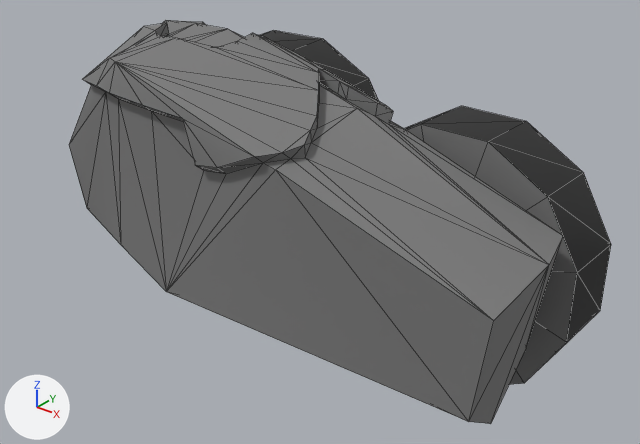
Renders of the OBJ model assets/RLeg.obj from each side of a commit.
One viewpoint serves both versions: a camera (50 mm lens) standing at (177.5, -220.7, 130.3) and looking at (2.3, -1.6, -5.5). The axes (+X, +Y, +Z) are drawn at lower left. The lights are the same throughout. Mesh edges are drawn as thin lines. Where no turn or scale is listed for an object, it has been applied to the vertices.

Objects in the first picture: 'RLeg'.
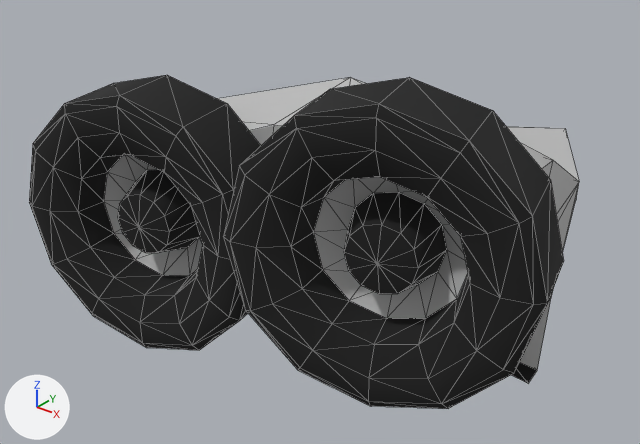
The change, as JSON lines over the scene's bpy script:
```json
{"op": "add", "block": "mat_lambert4sg", "code": ["mat_lambert4sg = principled_material('lambert4SG')", "mat_lambert4sg.base_color = (0.5, 0.5, 0.5)  # grey #bcbcbc", "mat_lambert4sg.roughness = 1.0"]}
{"op": "add", "block": "mat_lambert7sg", "code": ["mat_lambert7sg = principled_material('lambert7SG')", "mat_lambert7sg.base_color = (0.01, 0.01, 0.01)  # black #191919", "mat_lambert7sg.roughness = 1.0"]}
{"block": "me_rleg", "where": "# used by ob_rleg; location = (0.0, 0.0, 0.0)"}
{"op": "remove", "block": "me_rleg", "code": "me_rleg.from_pydata(...)  # 298 vertices, 584 faces; spans x -95.0..95.0, y -54.0..54.0, z -59.0..59.0"}
{"op": "remove", "block": "me_rleg", "code": "me_rleg.materials.append(mat_lambert2sg)  # black #303030"}
{"op": "remove", "block": "me_rleg", "code": "me_rleg.materials.append(mat_blinn4sg)  # grey #7c7c7c"}
{"op": "add", "block": "me_rleg", "code": "me_rleg.from_pydata(...)  # 298 vertices, 584 faces; spans x -100.0..100.0, y -59.0..59.0, z -59.0..59.0"}
{"block": "me_rleg", "change": "me_rleg part 1: the loose piece of 102 vertices spanning x -92.0..95.0, y -54.0..27.0, z -43.0..59.0 is rebuilt with 102 vertices and now spans x -100.0..92.0, y -24.0..59.0, z -59.0..44.0"}
{"block": "me_rleg", "change": "me_rleg part 2: a new loose piece of 98 vertices spanning x 1.0..100.0, y -55.0..-5.0, z -37.0..59.0"}
{"block": "me_rleg", "change": "me_rleg part 3: a new loose piece of 98 vertices spanning x -93.0..6.0, y -59.0..-15.0, z -52.0..44.0"}
{"block": "me_rleg", "change": "me_rleg part 4: the loose piece of 98 vertices spanning x -1.0..92.0, y 11.0..39.0, z -59.0..34.0 is deleted"}
{"block": "me_rleg", "change": "me_rleg part 5: the loose piece of 98 vertices spanning x -95.0..-1.0, y 22.0..54.0, z -50.0..43.0 is deleted"}
{"op": "add", "block": "me_rleg", "code": "me_rleg.materials.append(mat_lambert7sg)  # black #191919"}
{"op": "add", "block": "me_rleg", "code": "me_rleg.materials.append(mat_lambert4sg)  # grey #bcbcbc"}
```

Where the change shows, as pixel boxes (x1, y1, x2, y2) in the pictures (640 x 444 px):
```json
{"object": "RLeg", "change": "reshaped", "before": [69, 20, 611, 424], "after": [29, 75, 579, 409], "on screen": "17% shorter"}
{"part": 1, "of": "me_rleg", "change": "rebuilt", "before": [69, 20, 563, 424], "after": [218, 78, 579, 383]}
{"part": 2, "of": "me_rleg", "change": "added", "after": [223, 77, 564, 409], "on screen": "black"}
{"part": 3, "of": "me_rleg", "change": "added", "after": [29, 75, 261, 350], "on screen": "black"}
{"part": 4, "of": "me_rleg", "change": "deleted", "before": [404, 106, 611, 385], "on screen": "black"}
{"part": 5, "of": "me_rleg", "change": "deleted", "before": [258, 30, 379, 101], "on screen": "black"}
```
